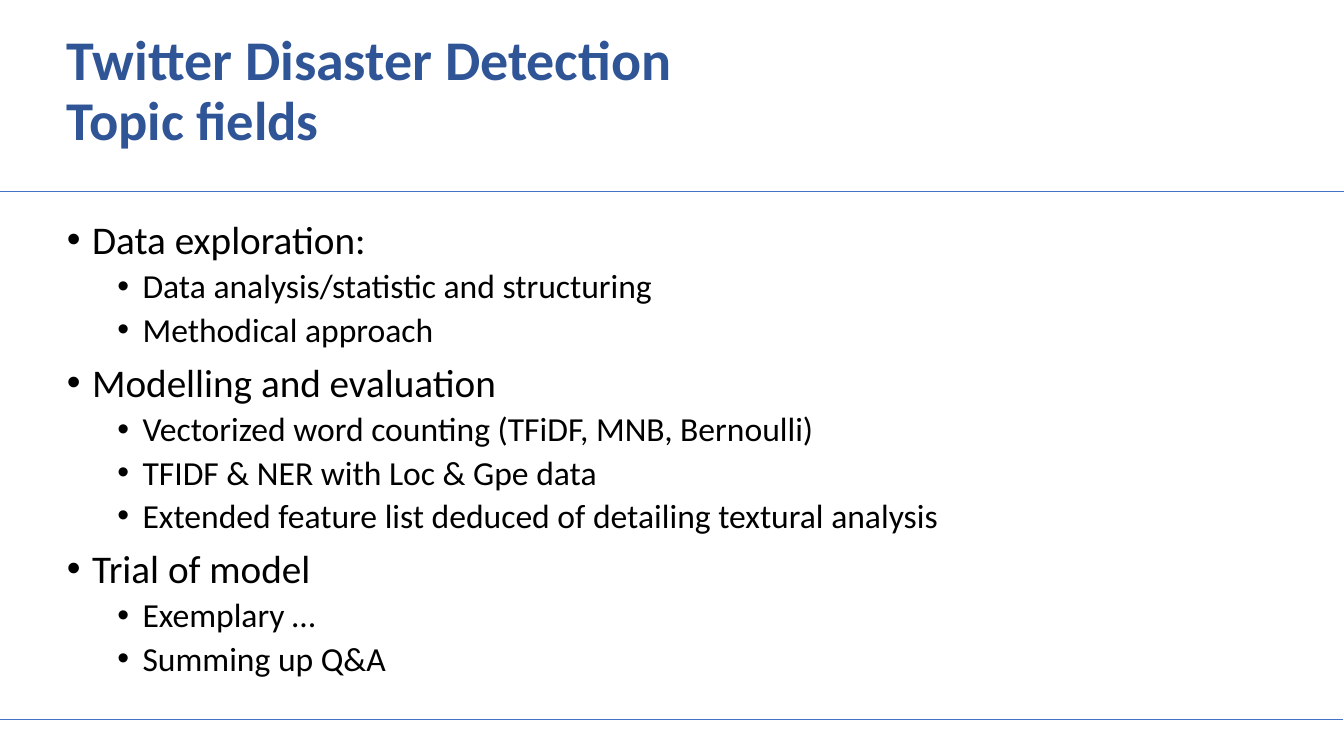
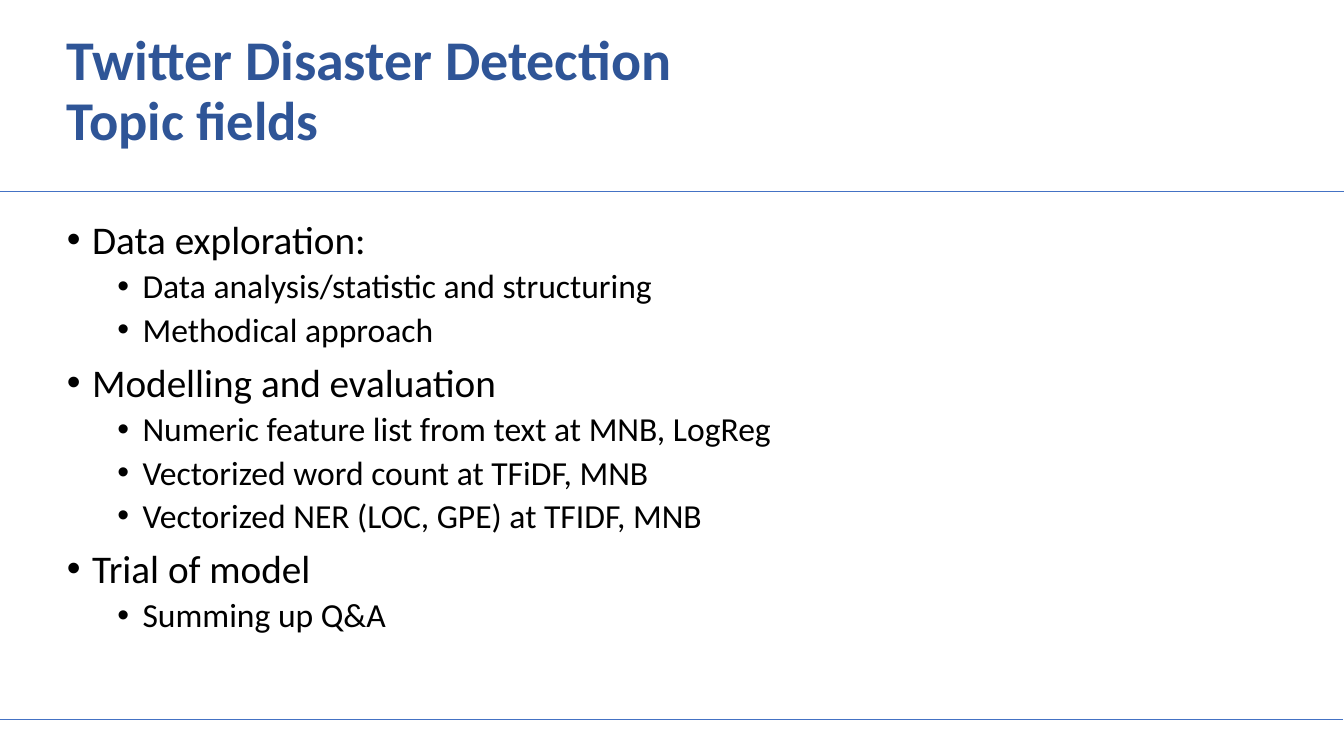
Before and after one commit to TTD-JPO/TDD-project, a slide deck: slide 2 of TDDetection_JED-PeW-OCF_2021009.pptx. Drawn at 1344x756 pixels with LibreOffice and Linux fonts; fonts in the diff are those of the drawing; background and template pictures are left out. Boxes give left, top, right and bottom in pixels: in the first picture for what was removed or moved away, otherwise in the second. Text is boxed around its words. In the diff, an @@ line names an element or a change of style, - is before the commit and + after.

```diff
--- a/TDDetection_JED-PeW-OCF_2021009.pptx
+++ b/TDDetection_JED-PeW-OCF_2021009.pptx
@@ text at (143,417,771,533): text changed @@
-  • Vectorized word counting (TFiDF, MNB, Bernoulli)
-  • TFIDF & NER with Loc & Gpe data
-  • Extended feature list deduced of detailing textural analysis
+  • Numeric feature list from text at MNB, LogReg
+  • Vectorized word count at TFiDF, MNB
+  • Vectorized NER (LOC, GPE) at TFIDF, MNB
@@ text at (143,603,285,633): paragraph removed @@
-  • Exemplary …
```
Also in this commit, not shown: 6 other slides changed, 3 slides added, 1 slide removed.
